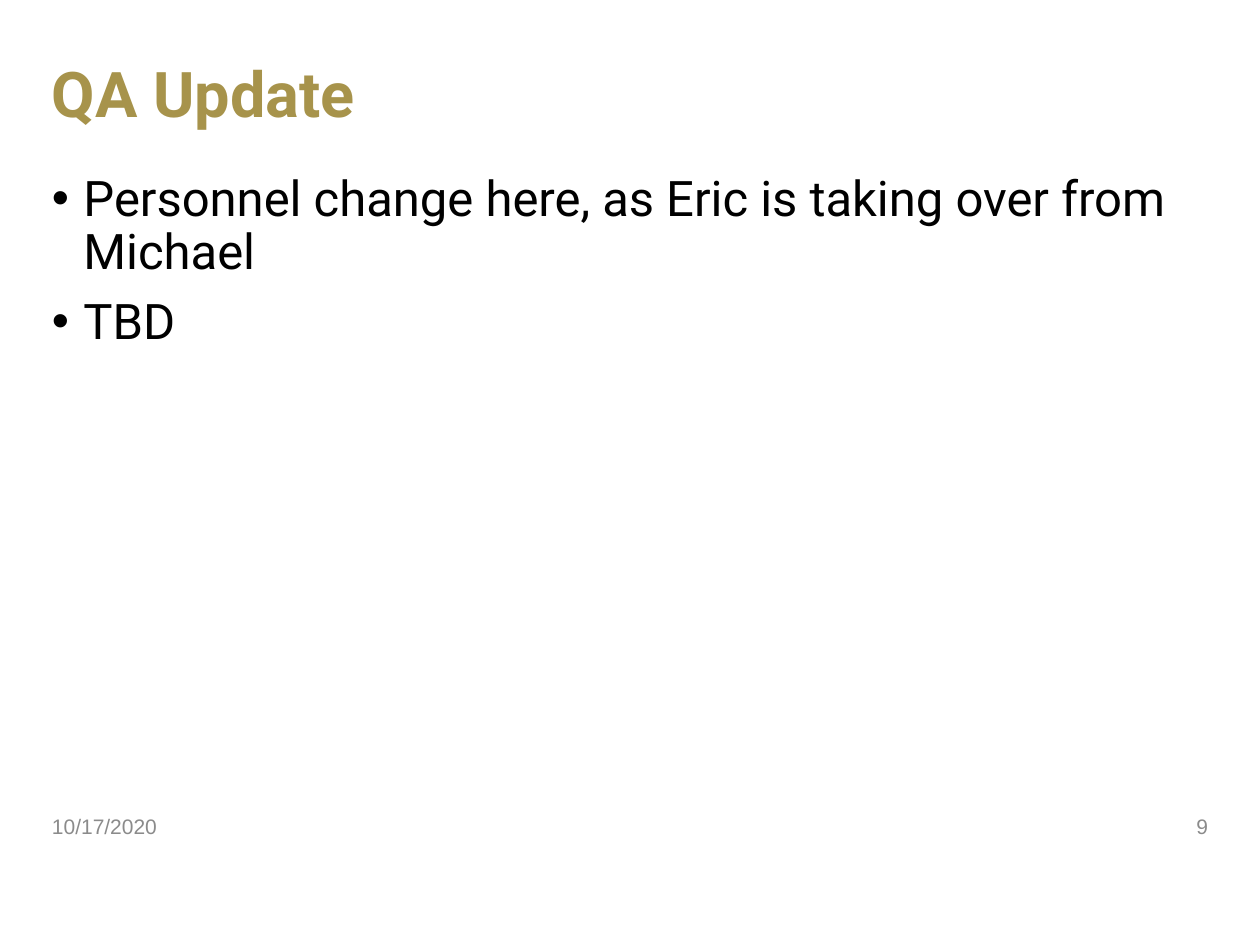
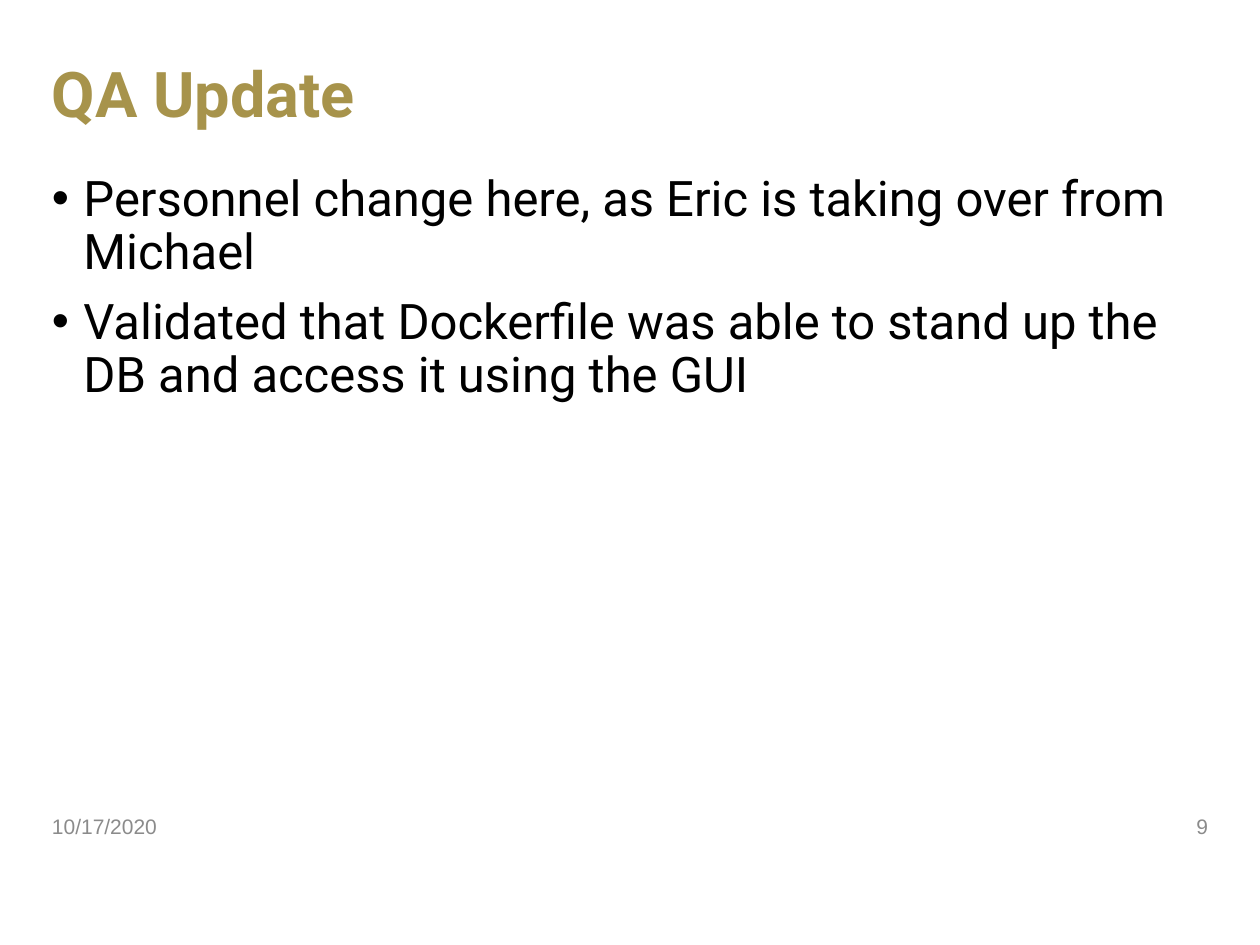
Before and after one commit to jdavis470/National-Firefighter-Registry, a slide deck: slide 9 of collateral/Team 55 Sprint 4.pptx. Drawn at 1260x945 pixels with LibreOffice and Linux fonts; fonts in the diff are those of the drawing; background and template pictures are left out. Boxes give left, top, right and bottom in pixels: in the first picture for what was removed or moved away, otherwise in the second. Text is boxed around its words. In the diff, an @@ line names an element or a change of style, - is before the commit and + after.

```diff
--- a/collateral/Team 55 Sprint 4.pptx
+++ b/collateral/Team 55 Sprint 4.pptx
@@ text at [83,301,1158,403]: text changed @@
-• TBD
+• Validated that Dockerfile was able to stand up the DB and access it using the GUI
```
Also in this commit, not shown: 7 other slides changed, 1 slide added, 1 other file.
